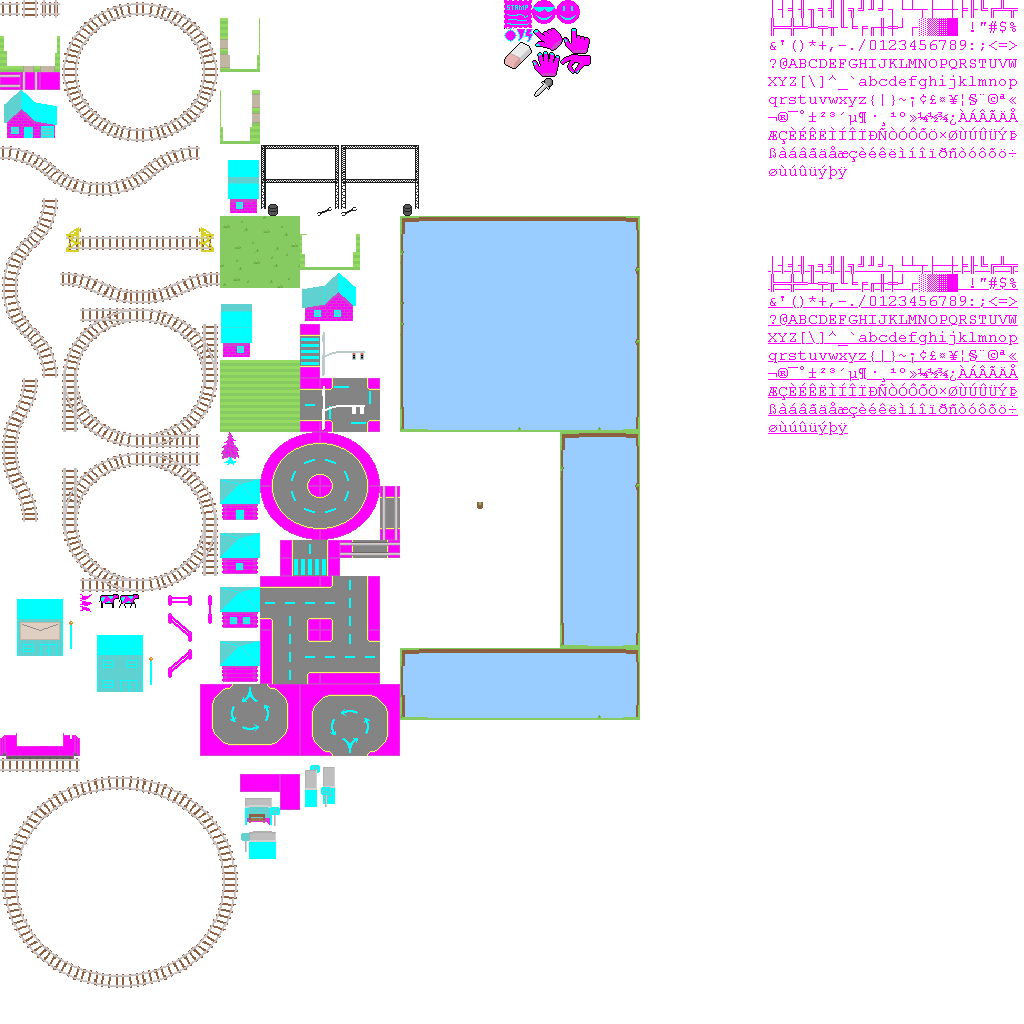
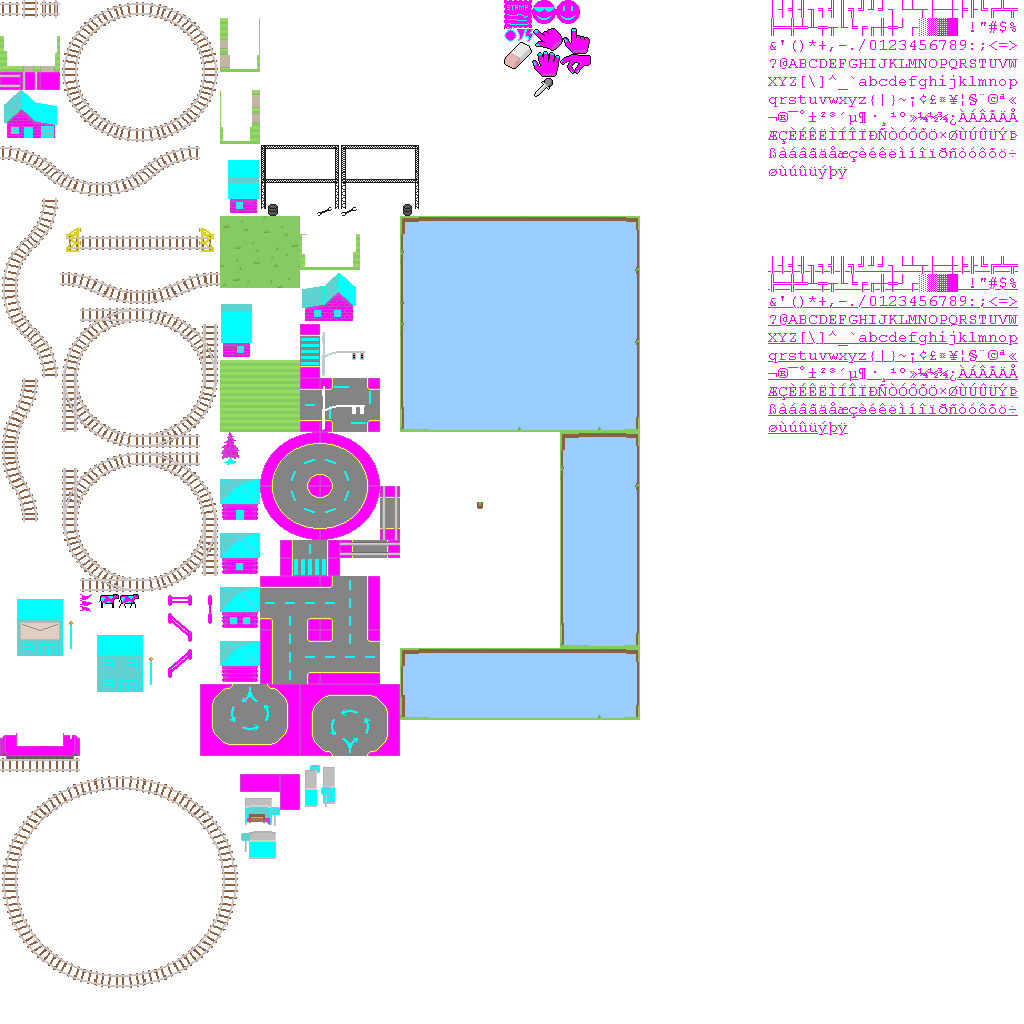
Two versions of the same layered image (w=1024, h=1024). Layer-by-layer changes:
painted on "base.png copy" over [245, 802, 335, 859]
